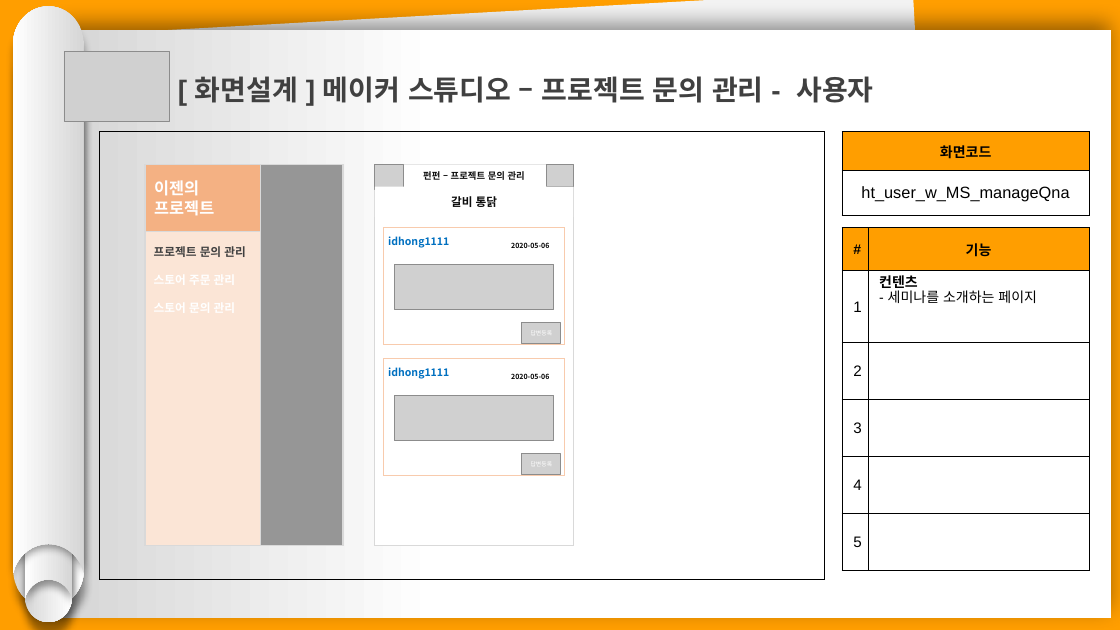
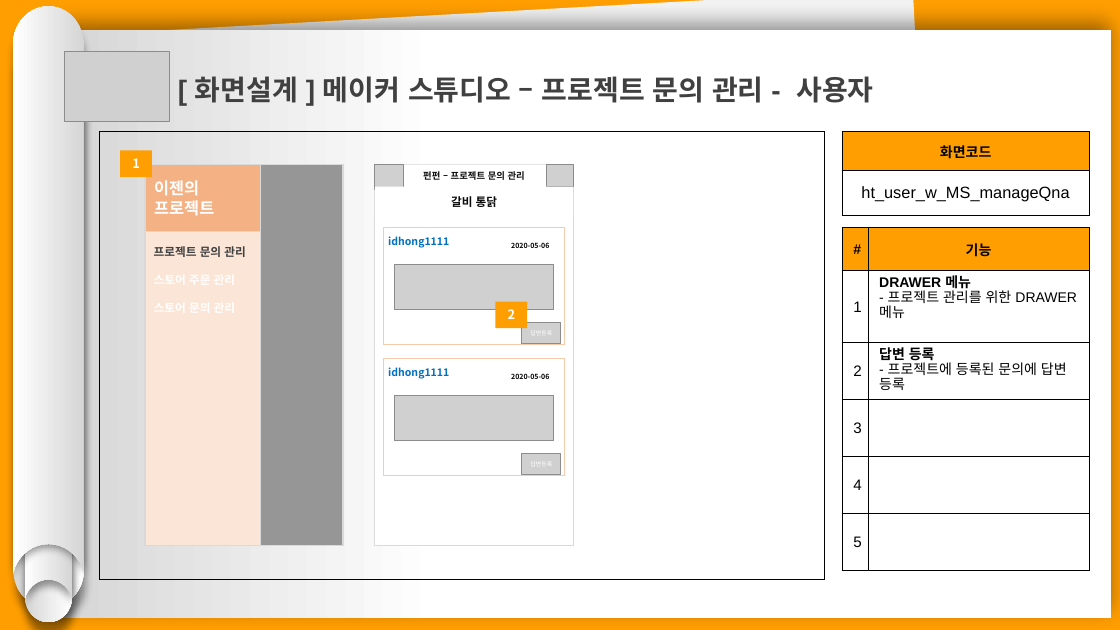
Before and after one commit to hhsw07/ezen-academy-projects, a slide deck: slide 39 of 0 발표용 파워포인트/project06 - 파워포인트 종합 - 현태.pptx. Drawn at 1120x630 pixels with LibreOffice and Linux fonts; fonts in the diff are those of the drawing; grey boxes stand for pictures. Boxes give left, top, right and bottom in pixels: in the first picture for what was removed or moved away, otherwise in the second. Text is boxed around its words. In the diff, an @@ line names an element or a change of style, - is before the commit and + after.

```diff
--- a/0 발표용 파워포인트/project06 - 파워포인트 종합 - 현태.pptx
+++ b/0 발표용 파워포인트/project06 - 파워포인트 종합 - 현태.pptx
@@ rectangle added at <box>120,150,152,177</box>, fill #FF9E00, 11 pt, text #FFFFFF, bold @@
+1
@@ table at <box>843,228,1090,571</box> @@
-row 2, column 2: 컨텐츠 / - 세미나를 소개하는 페이지
+row 2, column 2: DRAWER 메뉴 / - 프로젝트 관리를 위한 DRAWER 메뉴
-row 3, column 2: 
+row 3, column 2: 답변 등록 / - 프로젝트에 등록된 문의에 답변 등록
@@ rectangle added at <box>496,302,528,329</box>, fill #FF9E00, 11 pt, text #FFFFFF, bold @@
+2
```
Also in this commit, not shown: 3 other slides changed, 2 other files.
